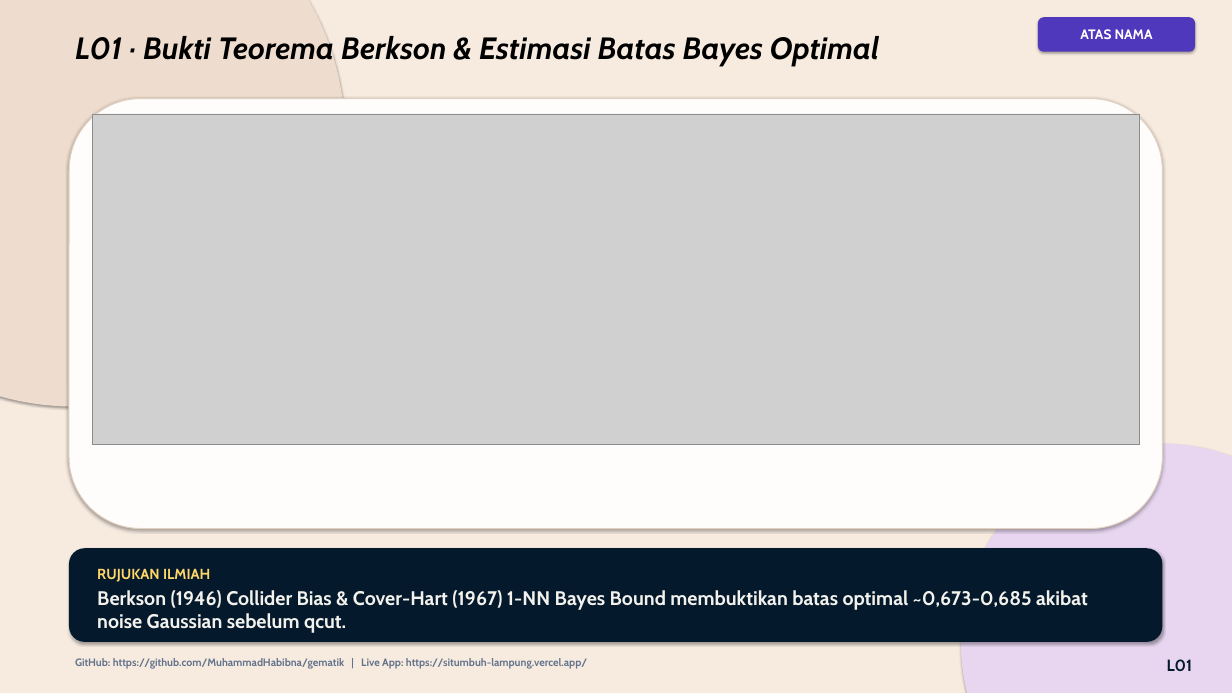
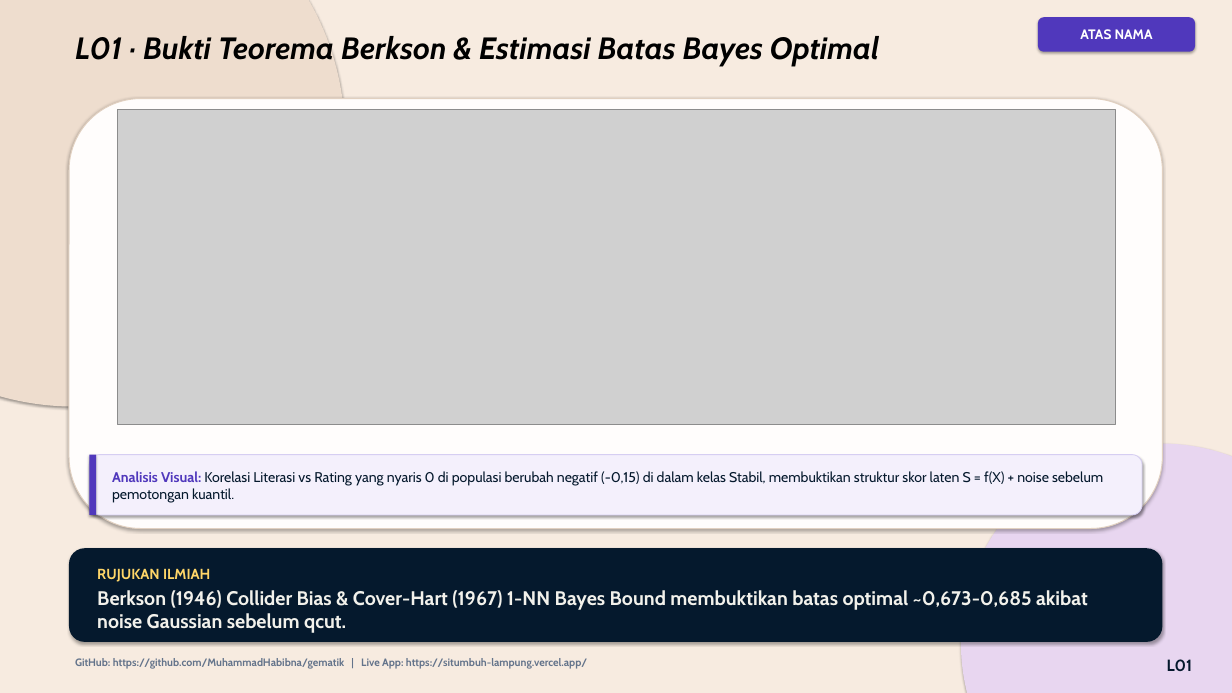
Before and after one commit to MuhammadHabibna/gematik, a slide deck: slide 16 of HASIL_PENELITIAN_ATAS_NAMA/Atas_Nama_Presentasi_Final.pptx. Drawn at 1232x693 pixels with LibreOffice and Linux fonts; fonts in the diff are those of the drawing; grey boxes stand for pictures. Boxes give left, top, right and bottom in pixels: in the first picture for what was removed or moved away, otherwise in the second. Text is boxed around its words. In the diff, an @@ line names an element or a change of style, - is before the commit and + after.

Commit message:
Add 1-sentence Analisis Visual box under every chart in PPTX

```diff
--- a/HASIL_PENELITIAN_ATAS_NAMA/Atas_Nama_Presentasi_Final.pptx
+++ b/HASIL_PENELITIAN_ATAS_NAMA/Atas_Nama_Presentasi_Final.pptx
@@ picture resized from (x1=92, y1=114, x2=1140, y2=444) to (x1=117, y1=110, x2=1115, y2=424) @@
@@ rounded rectangle added at (x1=89, y1=455, x2=1142, y2=515), fill #F4F0FC, outline #D6CEF2 1 pt @@
@@ rectangle added at (x1=89, y1=455, x2=96, y2=515), fill #5038BC @@
@@ text added at (x1=112, y1=471, x2=1103, y2=503), 16.5 pt, text #05192D @@
+Analisis Visual: Korelasi Literasi vs Rating yang nyaris 0 di populasi berubah negatif (-0,15) di dalam kelas Stabil, membuktikan struktur skor laten S = f(X) + noise sebelum pemotongan kuantil.
```
Also in this commit, not shown: 7 other slides changed.
